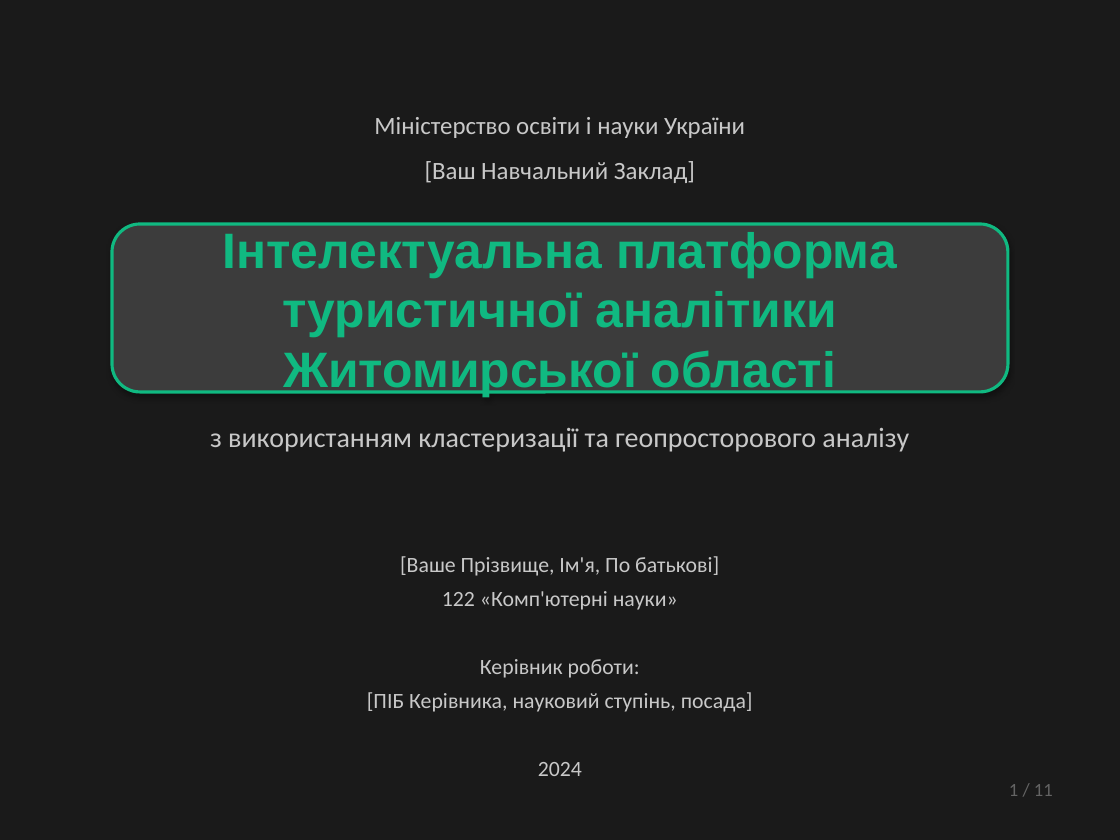
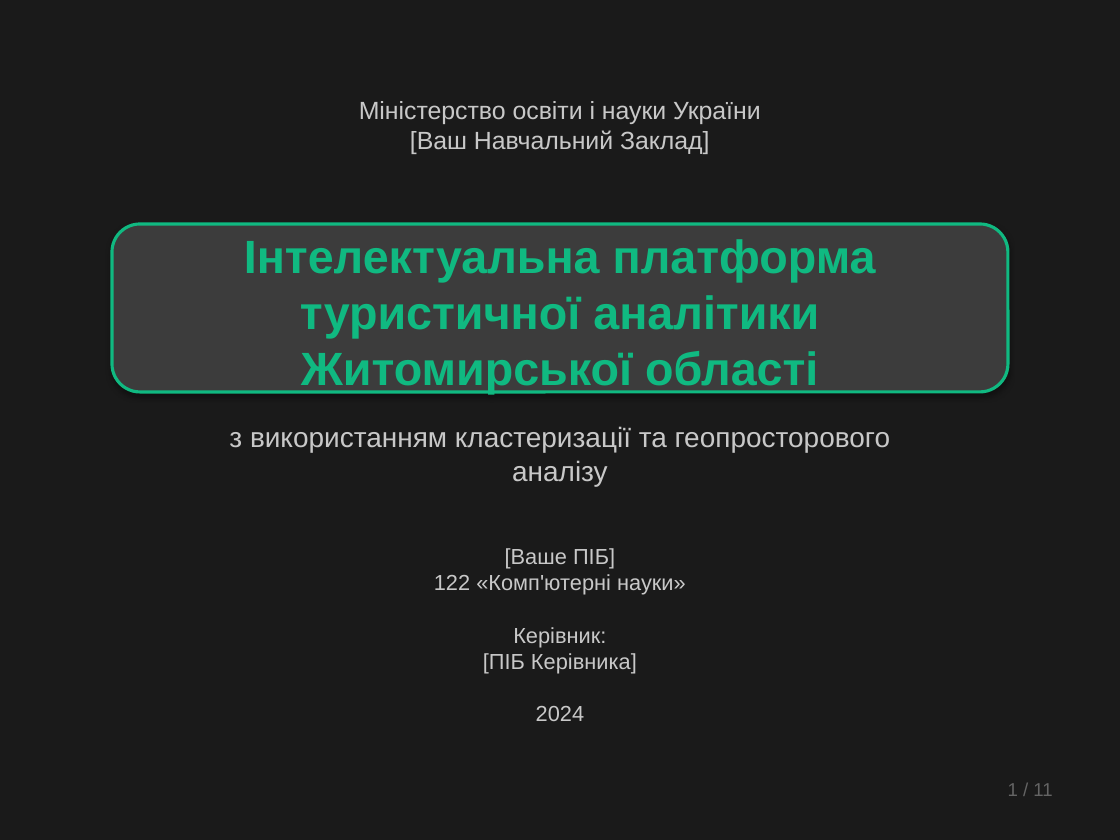
Before and after one commit to slipchuk062-netizen/site, a slide deck: slide 1 of Zhytomyr_Tourism_Presentation.pptx. Drawn at 1120x840 pixels with LibreOffice and Linux fonts; fonts in the diff are those of the drawing. Boxes give left, top, right and bottom in pixels: in the first picture for what was removed or moved away, otherwise in the second. Text is boxed around its words. In the diff, an @@ line names an element or a change of style, - is before the commit and + after.

```diff
--- a/Zhytomyr_Tourism_Presentation.pptx
+++ b/Zhytomyr_Tourism_Presentation.pptx
@@ text "Міністерство освіти і науки України ..." at [359,101,761,154]: font Calibri to Arial; line spacing 1.5 to 1 @@
@@ rounded rectangle "Інтелектуальна платформа туристичної аналітики Житомирської ..." at [112,224,1008,392]: size 32 to 30 pt @@
@@ text "з використанням кластеризації та геопросторового ..." at [229,426,890,486]: font Calibri to Arial @@
@@ text at [434,548,686,674]: text changed; font Calibri to Arial @@
-[Ваше Прізвище, Ім'я, По батькові]
-122 «Комп'ютерні науки»
-Керівник роботи:
-[ПІБ Керівника, науковий ступінь, посада]
-2024
+[Ваше ПІБ]
+122 «Комп'ютерні науки»
+Керівник:
+[ПІБ Керівника]
+2024
@@ text "1 / 11" at [1008,783,1052,796]: font Calibri to Arial @@
```
Also in this commit, not shown: 4 other slides changed, 6 slides added.
